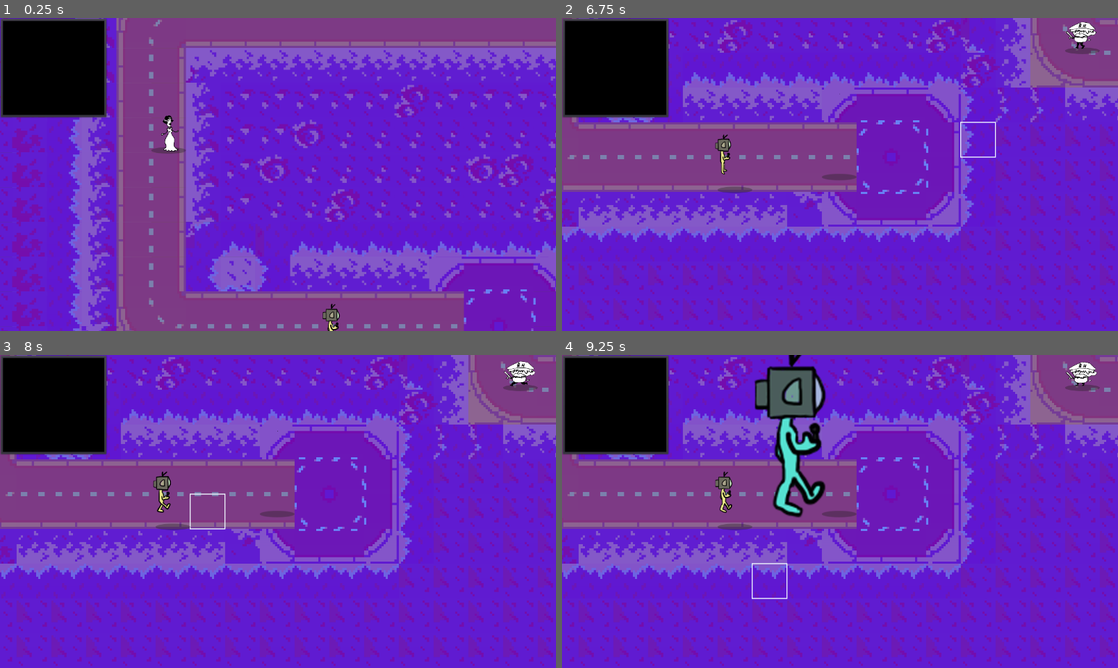
Above: before the commit, frames 1-4 (two rows, left to right).
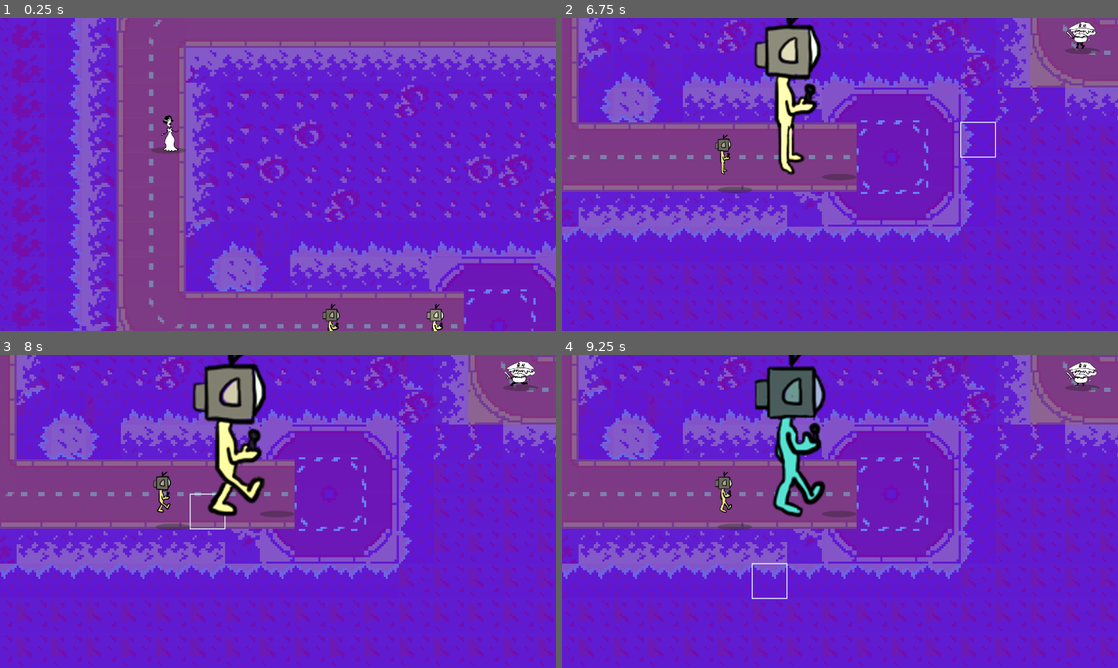
Above: after the commit, the same moments.

Repository: lpatetta/GGJ-bomber
Game: Godot game, scene res://Main.tscn
Same seed, same stepped clock (60 frames per second), same inputs: the game is played once before the commit and once after it. Video files are missing from this copy of the repository; at most half a second of black plays in their place.
Inputs (mouse positions are in pixels of both pictures, inside the frame that each line leads up to):
- Up to frame 1 (0.25 s): no input
- Up to frame 2 (6.75 s): tap Enter (ui_accept) at 0.5, 0.77, 1.52, 3.02, 3.77, 4.52, 6.02 s; move the mouse to (962, 158) at 0.52 s; hold Right (ui_right) 0.53-1.28 s; tap A (activate) every 1.5 s from 0.6 to 6.6 s; move the mouse to (728, 190) at 1.27 s; hold Down (ui_down) 1.28-2.03 s; click (728, 190) at 1.35 s; move the mouse to (895, 105) at 2.02 s; hold Right (ui_right) 2.03-2.78 s; move the mouse to (812, 237) at 2.77 s; hold Up (ui_up) 2.78-3.53 s; click (812, 237) at 2.85 s; move the mouse to (1006, 221) at 3.52 s; hold Left (ui_left) 3.53-5.03 s; move the mouse to (673, 127) at 4.27 s; click (673, 127) at 4.35 s; move the mouse to (867, 174) at 5.02 s; hold Down (ui_down) 5.03-5.78 s; move the mouse to (756, 96) at 5.77 s; hold Right (ui_right) 5.78-6.53 s; click (756, 96) at 5.85 s; move the mouse to (962, 158) at 6.52 s; hold Up (ui_up) from 6.53 s (still down)
- Up to frame 3 (8 s): tap Enter (ui_accept) at 6.77, 7.52 s; move the mouse to (166, 527) at 7.27 s; release Up (ui_up) at 7.28 s; hold Right (ui_right) from 7.28 s (still down); click (166, 527) at 7.35 s
- Up to frame 4 (9.25 s): move the mouse to (895, 442) at 8.02 s; release Right (ui_right) at 8.03 s; hold Down (ui_down) 8.03-8.78 s; tap A (activate) at 8.1 s; move the mouse to (812, 574) at 8.77 s; hold Left (ui_left) from 8.78 s (still down); click (812, 574) at 8.85 s; tap Enter (ui_accept) at 9.02 s

The runs differ from the first frame. In frame 1, 6.3% of the frame differs, in the area x 0-80%, y 0-100%; in frame 2, 9.3%; in frame 3, 10%, in the area x 0-50%, y 0-52%; in frame 4, 6.1%.

Commit message:
added video player function

Diff:
--- a/trpg-final-project/GameBoard/GameBoard.gd
+++ b/trpg-final-project/GameBoard/GameBoard.gd
@@ -124,7 +124,11 @@
 	_select_unit(_active_unit.cell) #reselect main unit
 	is_walking = false;
 	if _interacted_npc:
+		$Camera/VideoPlayer/PanelContainer._show_video();
+		yield($Camera/VideoPlayer/PanelContainer, "video_finished")
 		_interacted_npc.react( _active_unit._current_skin );
+
+
 
 func _move_active_unit(new_cell: Vector2) -> void:
 	if is_occupied(new_cell) or not new_cell in _walkable_cells:
--- a/trpg-final-project/Main.tscn
+++ b/trpg-final-project/Main.tscn
@@ -24,6 +24,7 @@
 [ext_resource path="res://Assets/don ortiva/don ortiva 4.png" type="Texture" id=22]
 [ext_resource path="res://Assets/don ortiva/don ortiva 3.png" type="Texture" id=23]
 [ext_resource path="res://VideosMemes/Voicy_rick-astley.ogv" type="VideoStream" id=24]
+[ext_resource path="res://Assets/descanzord/amarillo/03.png" type="Texture" id=25]
 [ext_resource path="res://Assets/sra ortiva/sra ortiva 1.png" type="Texture" id=26]
 [ext_resource path="res://Assets/sra ortiva/sra ortiva 2.png" type="Texture" id=27]
 [ext_resource path="res://Assets/sr ortiva/sr ortiva 2.png" type="Texture" id=28]
@@ -49,8 +50,17 @@
 [ext_resource path="res://Assets/descanzord/verde/05.png" type="Texture" id=48]
 [ext_resource path="res://Assets/descanzord/lila/03.png" type="Texture" id=49]
 [ext_resource path="res://UI/logo.png" type="Texture" id=50]
+[ext_resource path="res://Assets/descanzord/amarillo/05.png" type="Texture" id=51]
+[ext_resource path="res://PanelContainer.gd" type="Script" id=52]
 
 [sub_resource type="AnimatedTexture" id=1]
+flags = 4
+frames = 3
+frame_0/texture = ExtResource( 25 )
+frame_1/texture = ExtResource( 44 )
+frame_1/delay_sec = 0.0
+frame_2/texture = ExtResource( 51 )
+frame_2/delay_sec = 0.0
 
 [sub_resource type="AnimatedTexture" id=2]
 flags = 4
@@ -287,22 +297,27 @@
 script = ExtResource( 21 )
 TargetNodepath = NodePath("../Player")
 
-[node name="CanvasLayer" type="CanvasLayer" parent="GameBoard/Camera"]
-
-[node name="PanelContainer" type="PanelContainer" parent="GameBoard/Camera/CanvasLayer"]
-margin_right = 247.0
-margin_bottom = 230.0
+[node name="VideoPlayer" type="CanvasLayer" parent="GameBoard/Camera"]
+
+[node name="PanelContainer" type="PanelContainer" parent="GameBoard/Camera/VideoPlayer"]
+margin_right = 1287.0
+margin_bottom = 720.0
+script = ExtResource( 52 )
 __meta__ = {
 "_edit_use_anchors_": false
 }
 
-[node name="VideoPlayer" type="VideoPlayer" parent="GameBoard/Camera/CanvasLayer/PanelContainer"]
+[node name="VideoPlayer" type="VideoPlayer" parent="GameBoard/Camera/VideoPlayer/PanelContainer"]
 margin_left = 7.0
 margin_top = 7.0
-margin_right = 240.0
-margin_bottom = 223.0
+margin_right = 1280.0
+margin_bottom = 713.0
 stream = ExtResource( 24 )
 autoplay = true
+
+[node name="Timer" type="Timer" parent="GameBoard/Camera/VideoPlayer/PanelContainer"]
+wait_time = 2.0
+one_shot = true
 
 [node name="Node2D" type="Node2D" parent="GameBoard"]
 
@@ -439,5 +454,6 @@
 
 [connection signal="accept_pressed" from="GameBoard/Cursor" to="GameBoard" method="_on_Cursor_accept_pressed"]
 [connection signal="moved" from="GameBoard/Cursor" to="GameBoard" method="_on_Cursor_moved"]
+[connection signal="timeout" from="GameBoard/Camera/VideoPlayer/PanelContainer/Timer" to="GameBoard/Camera/VideoPlayer/PanelContainer" method="_on_Timer_timeout"]
 [connection signal="value_changed" from="UI/CanvasLayer2/VBoxContainer/BGM" to="UI" method="_on_BGM_value_changed"]
 [connection signal="value_changed" from="UI/CanvasLayer2/VBoxContainer/SFX" to="UI" method="_on_SFX_value_changed"]
--- /dev/null
+++ b/trpg-final-project/PanelContainer.gd
@@ -0,0 +1,38 @@
+extends PanelContainer
+
+signal video_finished
+var was_playing = false;
+var target_scale:Vector2;
+var start_scale
+
+
+# Called when the node enters the scene tree for the first time.
+func _ready():
+	start_scale = Vector2(0.2, 0.2);
+	target_scale = Vector2(1, 1);
+	visible = false;
+	#if was_playing and not $VideoPlayer.is_playing():
+
+
+
+
+# Called every frame. 'delta' is the elapsed time since the previous frame.
+func _process(delta):
+	rect_scale = lerp( rect_scale, target_scale, 0.2)
+
+
+func _show_video():
+	rect_scale = start_scale
+	was_playing = true
+	visible = true;
+	$VideoPlayer.play();
+	$Timer.start()
+
+
+
+
+
+func _on_Timer_timeout():
+	emit_signal("video_finished")
+	visible = false
+	was_playing = false
Not shown: 1 places in trpg-final-project/Main.tscn that only renumber resources
